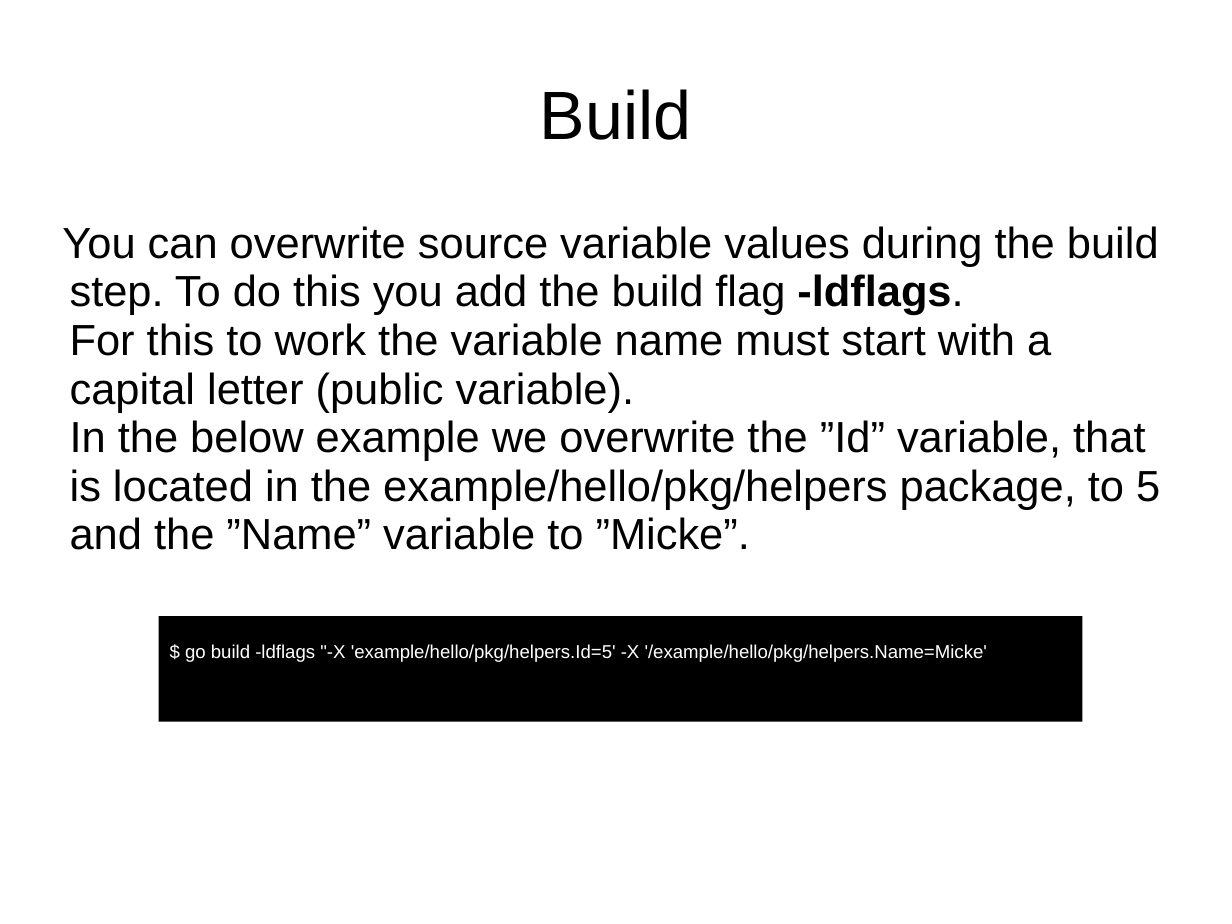
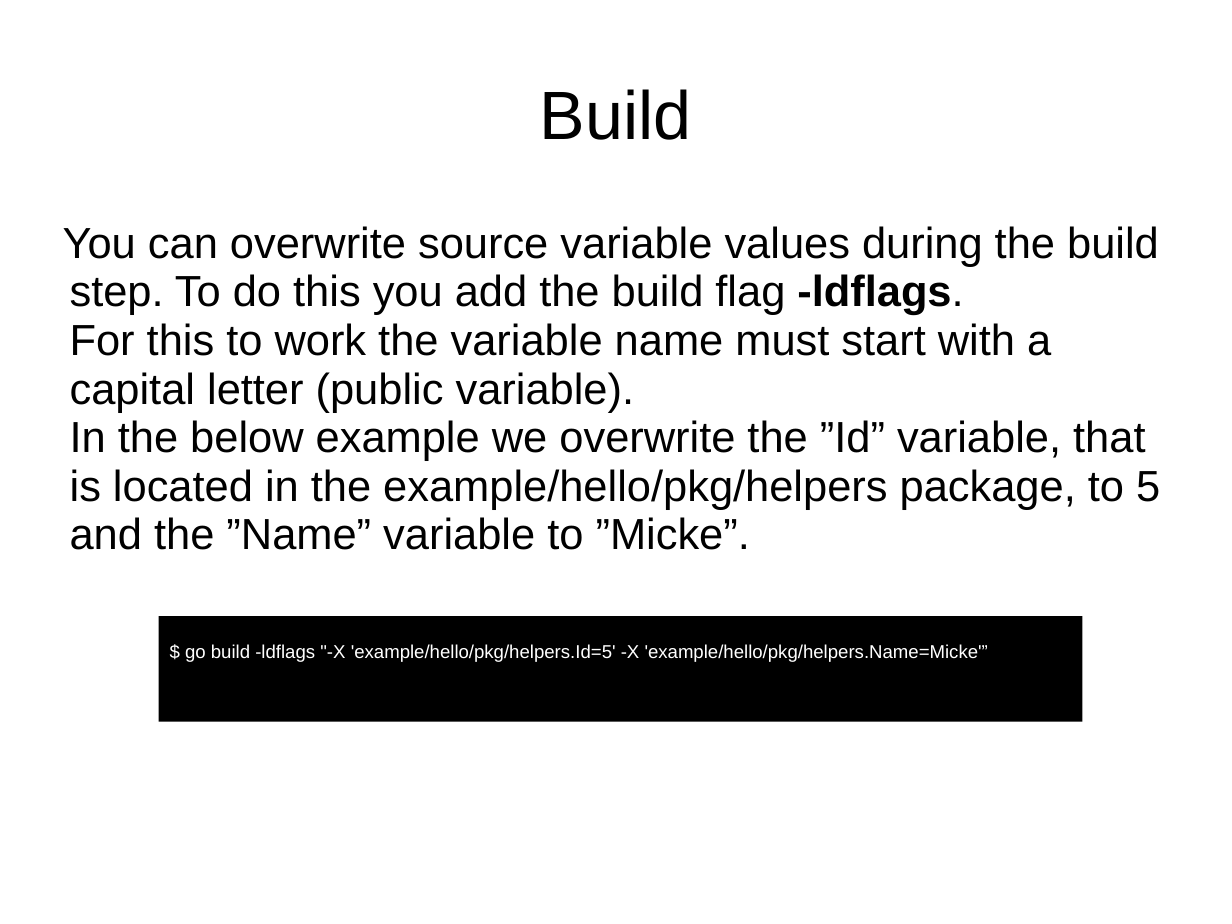
Before and after one commit to smicker/go_course, a slide deck: slide 16 of Golang genomgång.ppt. Drawn at 1232x924 pixels with LibreOffice and Linux fonts; fonts in the diff are those of the drawing; background and template pictures are left out. Boxes give left, top, right and bottom in pixels: in the first picture for what was removed or moved away, otherwise in the second. Text is boxed around its words. In the diff, an @@ line names an element or a change of style, - is before the commit and + after.

Commit message:
Updated ppt, added pdf

```diff
--- a/Golang genomgång.ppt
+++ b/Golang genomgång.ppt
@@ text in rectangle at (185,644,988,662): text changed @@
-$ go build -ldflags "-X 'example/hello/pkg/helpers.Id=5' -X '/example/hello/pkg/helpers.Name=Micke'
+$ go build -ldflags "-X 'example/hello/pkg/helpers.Id=5' -X 'example/hello/pkg/helpers.Name=Micke'”
```
Also in this commit, not shown: 1 other file.
